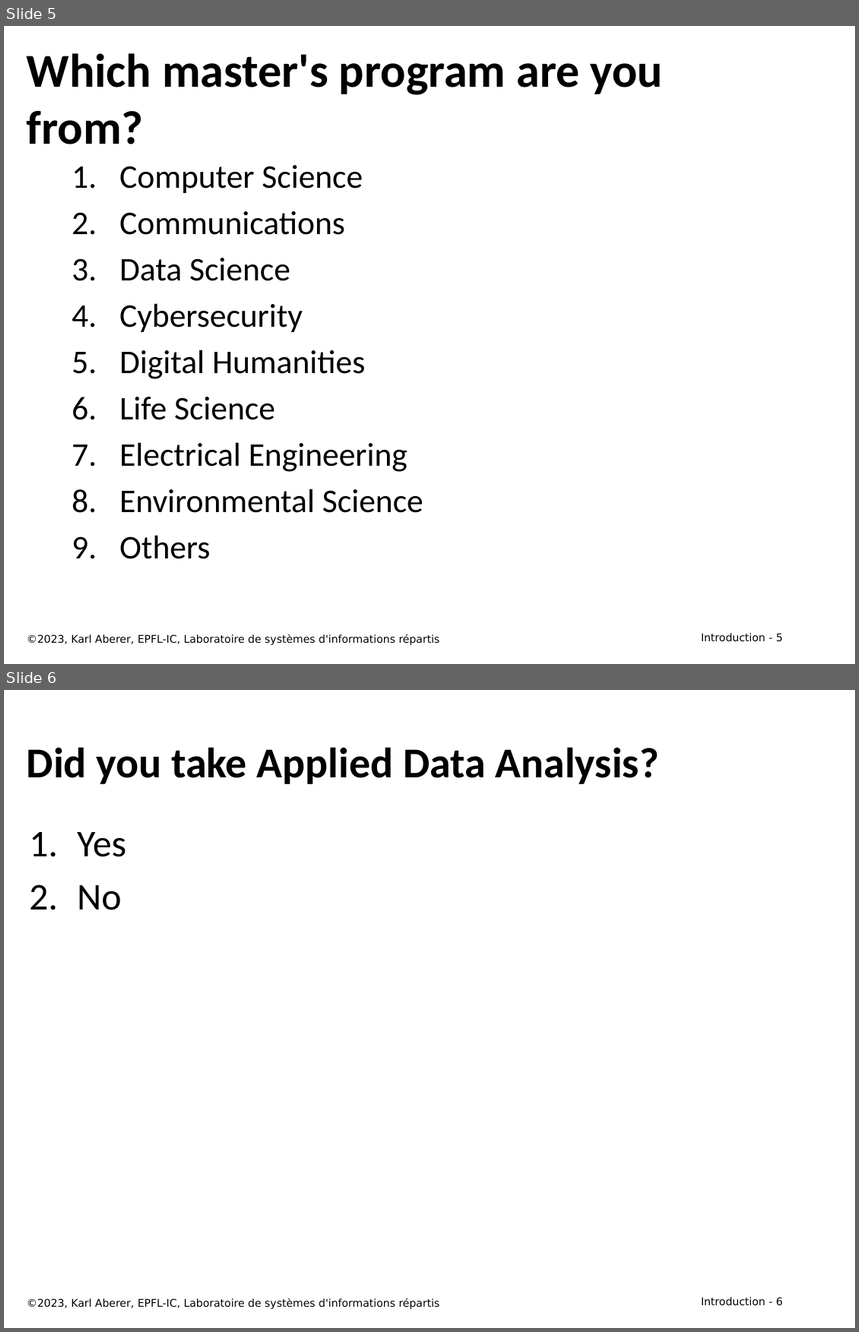
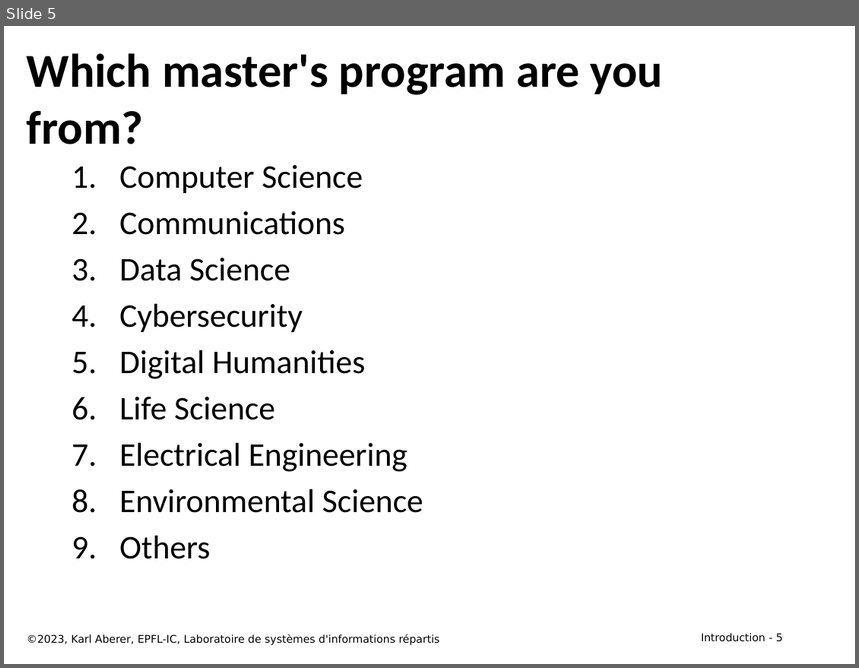
Before and after one commit to LSIR/DIS, a slide deck: Lectures/week 1/week 1 - Course Information 2023.pptx. Shown one above the other, each under a label of ours: slides 5 and 6 before the commit, slide 5 after it. The pictures are 859x1332 and 859x668 pixels, drawn with LibreOffice and Linux fonts; fonts in the diff are those of the drawing. Boxes give left, top, right and bottom in pixels: in the first picture for what was removed or moved away, otherwise in the second. Text is boxed around its words. In the diff, an @@ line names an element or a change of style, - is before the commit and + after.

```diff
--- a/Lectures/week 1/week 1 - Course Information 2023.pptx
+++ b/Lectures/week 1/week 1 - Course Information 2023.pptx
@@ slide 6 removed at <box>4,690,855,1328</box>, background #FFFFFF; not listed: 1 template element that a slide beside it also shows @@
@@ title removed at <box>27,747,660,784</box> @@
-Did you take Applied Data Analysis?
@@ text removed at <box>77,832,126,910</box> @@
-1. Yes
-2. No
@@ text removed at <box>27,1299,440,1309</box> @@
-©2023, Karl Aberer, EPFL-IC, Laboratoire de systèmes d'informations répartis
```
Also in this commit, not shown: 6 slides changed, 3 other files.
